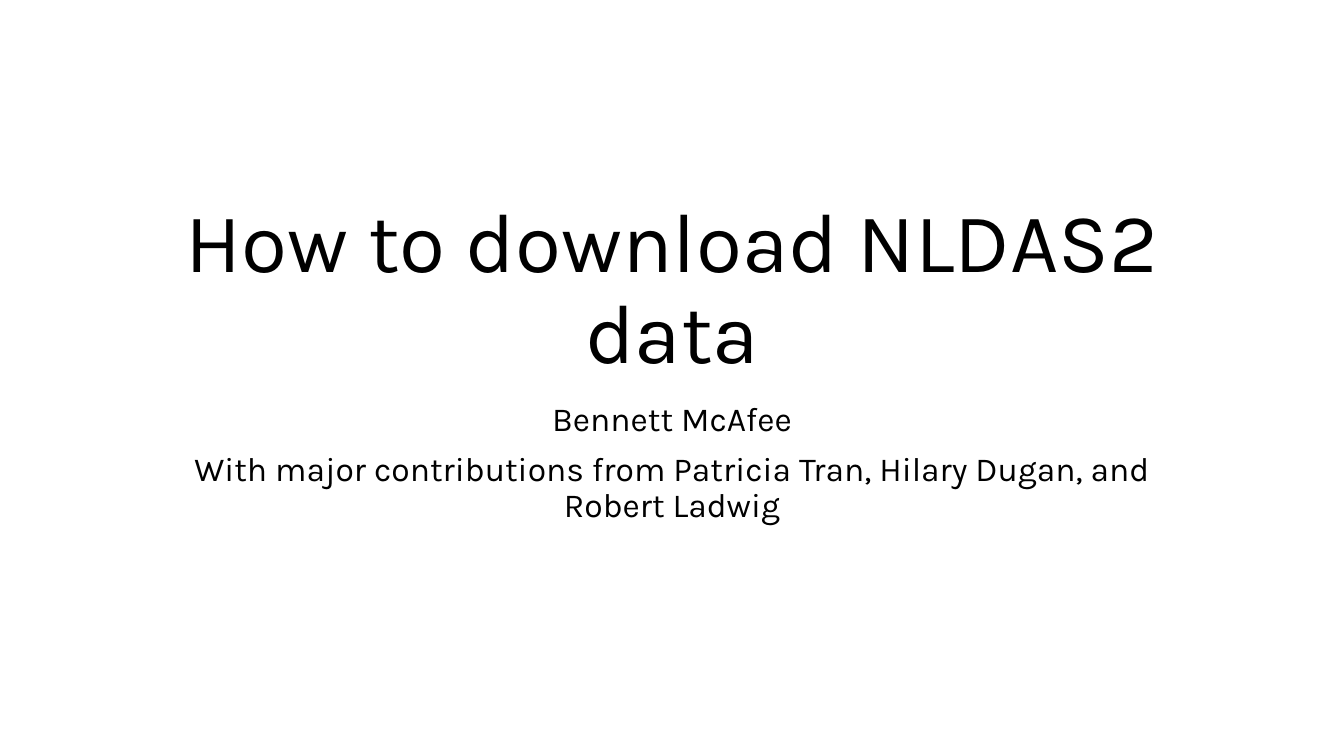
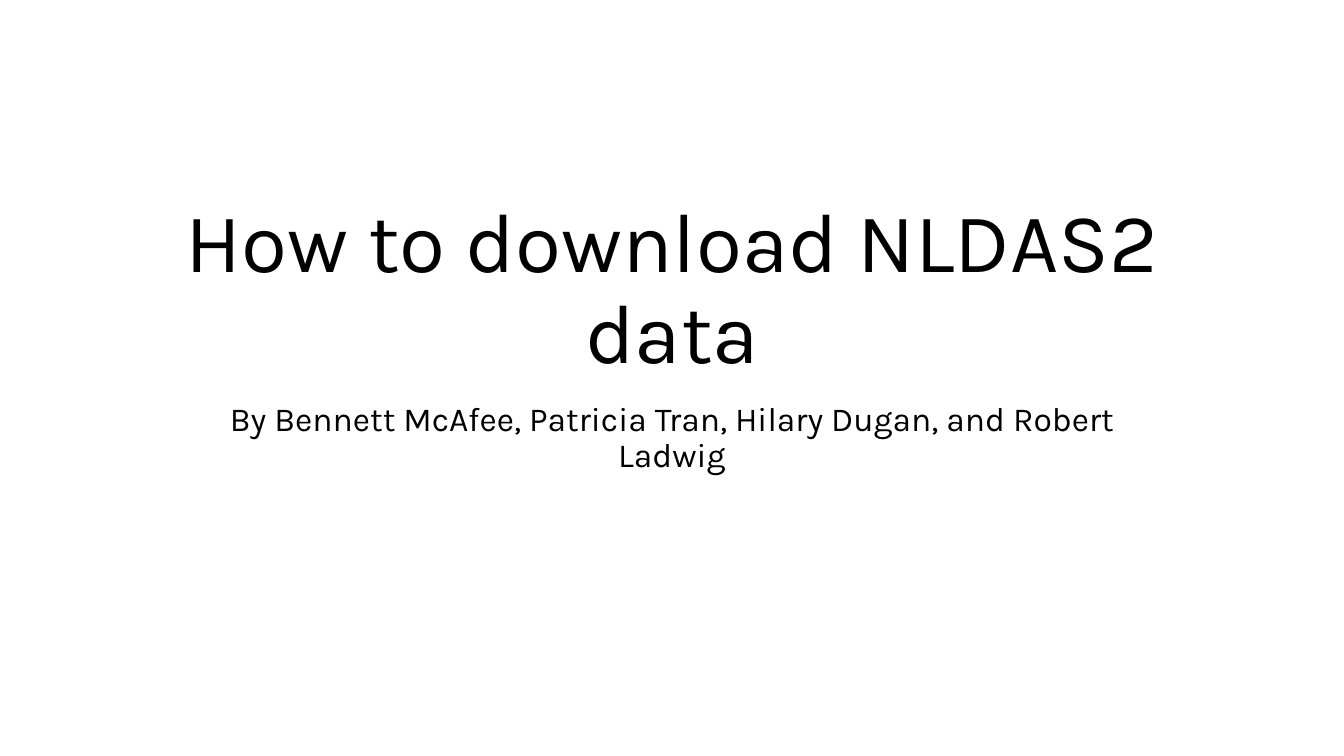
Before and after one commit to eco-kgml/NLDAS2_for_LakeGPT, a slide deck: slide 1 of How_to_NLDAS2 data.pptx. Drawn at 1344x756 pixels with LibreOffice and Linux fonts; fonts in the diff are those of the drawing. Boxes give left, top, right and bottom in pixels: in the first picture for what was removed or moved away, otherwise in the second. Text is boxed around its words. In the diff, an @@ line names an element or a change of style, - is before the commit and + after.

```diff
--- a/How_to_NLDAS2 data.pptx
+++ b/How_to_NLDAS2 data.pptx
@@ subtitle at (230,408,1114,476): text changed @@
-Bennett McAfee
-With major contributions from Patricia Tran, Hilary Dugan, and Robert Ladwig
+By Bennett McAfee, Patricia Tran, Hilary Dugan, and Robert Ladwig
```
Also in this commit, not shown: 3 other slides changed.
